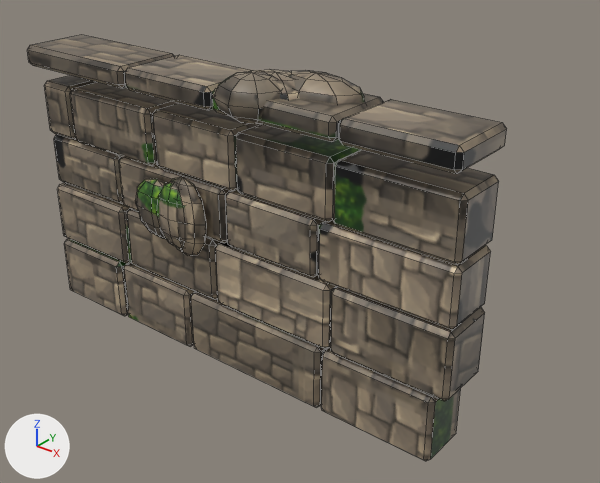
What one commit did to the FBX model art/models/mapkit/mapkit_face_forest.fbx.
Before and after are seen from a 50 mm lens placed at (11.95, -12.66, 10.03), pointed at (0.49, 1.66, 1.15). Lighting does not change. The marker at lower left points along +X, +Y and +Z. The older version comes first. Mesh edges are drawn as thin lines.

Objects in the first picture: 'Body'.
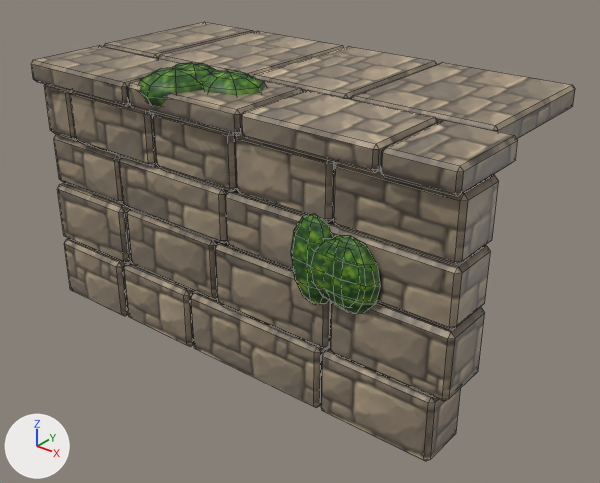
What the commit changed:
me_body is used by ob_body; location (0.0, 0.0, 0.0).
me_body had 756 vertices, 834 faces and spanned x -5.98..5.98, y -1.33..0.82, z -1.48..5.88.
me_body now has 852 vertices, 938 faces and spans x -5.98..5.98, y -1.11..5.18, z -1.48..5.51.
me_body part 1: a new loose piece, a UV sphere (8 segments, 6 rings, poles along z) spanning x 2.58..4.31, y -1.01..-0.59, z 1.54..3.02, in mat_mapkit_face_forest_baked (picture img_mapkit_face_forest_paint_png).
me_body part 2: a new loose piece, a UV sphere (8 segments, 6 rings, poles along z) spanning x 2.92..4.38, y -1.02..-0.45, z 1.42..3.14, in mat_mapkit_face_forest_baked (picture img_mapkit_face_forest_paint_png).
me_body part 3: a new loose piece, a UV sphere (8 segments, 6 rings, poles along z) spanning x 2.1..3.35, y -0.92..-0.41, z 1.24..3.32, in mat_mapkit_face_forest_baked (picture img_mapkit_face_forest_paint_png).
me_body part 4: a new loose piece of 24 vertices spanning x -5.98..-3.91, y 1.33..5.18, z 4.59..5.14, in mat_mapkit_face_forest_baked (picture img_mapkit_face_forest_paint_png).
me_body part 5: a new loose piece of 24 vertices spanning x -3.86..-0.77, y 1.33..5.18, z 4.6..5.15, in mat_mapkit_face_forest_baked (picture img_mapkit_face_forest_paint_png).
me_body part 6: a new loose piece of 24 vertices spanning x -0.72..2.0, y 1.33..5.18, z 4.61..5.16, in mat_mapkit_face_forest_baked (picture img_mapkit_face_forest_paint_png).
me_body part 7: a new loose piece of 24 vertices spanning x 2.05..5.48, y 1.33..5.18, z 4.61..5.16, in mat_mapkit_face_forest_baked (picture img_mapkit_face_forest_paint_png).
me_body part 8: the loose piece of 42 vertices spanning x 0.26..1.93, y -1.33..0.14, z 4.88..5.88 is deleted.
me_body part 9: the loose piece of 42 vertices spanning x 0.1..2.42, y -0.9..0.73, z 4.95..5.81 is deleted.
me_body part 10: 126 vertices moved from x -5.98..5.97, y -1.11..0.75, z 2.28..5.82 to x -5.97..5.97, y -0.93..1.27, z 4.58..5.45; 138 vertices removed from x -2.53..3.34, y -1.15..0.82, z 1.3..5.88; 96 vertices added at x -2.42..0.52, y -1.11..1.11, z 4.55..5.51.
me_body part 11: 551 kept faces spanning x -5.98..5.98, y -0.93..1.27, z -1.48..5.45 get new texture (UV) coordinates.

Pixel boxes (x1, y1, x2, y2) of what changed, in the pictures (600 x 483 px; the box of a moved part takes in the faces that stretch with it):
'Body', reshaped (13% wider): before (27, 35, 507, 461); after (31, 22, 575, 461)
part 1 of me_body, added (green): after (309, 238, 341, 305)
part 2 of me_body, added (green): after (332, 236, 380, 314)
part 3 of me_body, added (green): after (291, 214, 333, 304)
part 4 of me_body, added: after (104, 22, 253, 58)
part 5 of me_body, added (brown): after (158, 31, 344, 77)
part 6 of me_body, added (brown): after (253, 46, 436, 98)
part 7 of me_body, added: after (350, 62, 575, 138)
part 8 of me_body, deleted: before (213, 71, 281, 124)
part 9 of me_body, deleted (brown): before (255, 69, 300, 100)
part 10 of me_body, moved or reshaped: before (27, 35, 507, 256); after (31, 45, 518, 196)
part 11 of me_body, surface changed: before (27, 35, 507, 461); after (31, 45, 518, 461)
